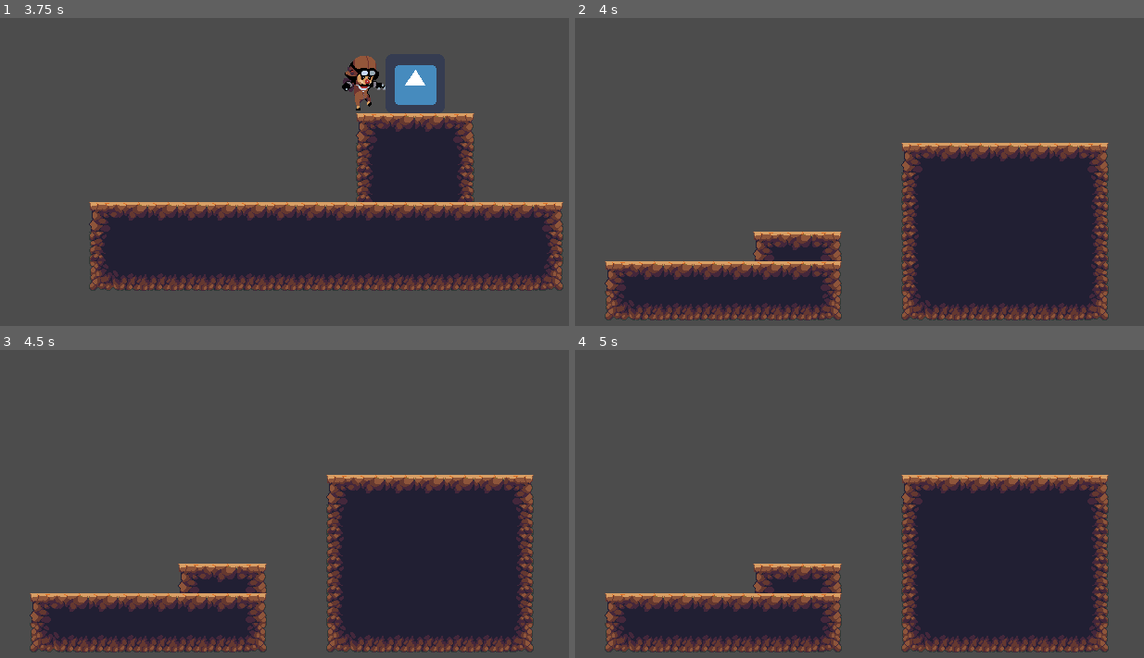
Above: before the commit, frames 1-4 (two rows, left to right).
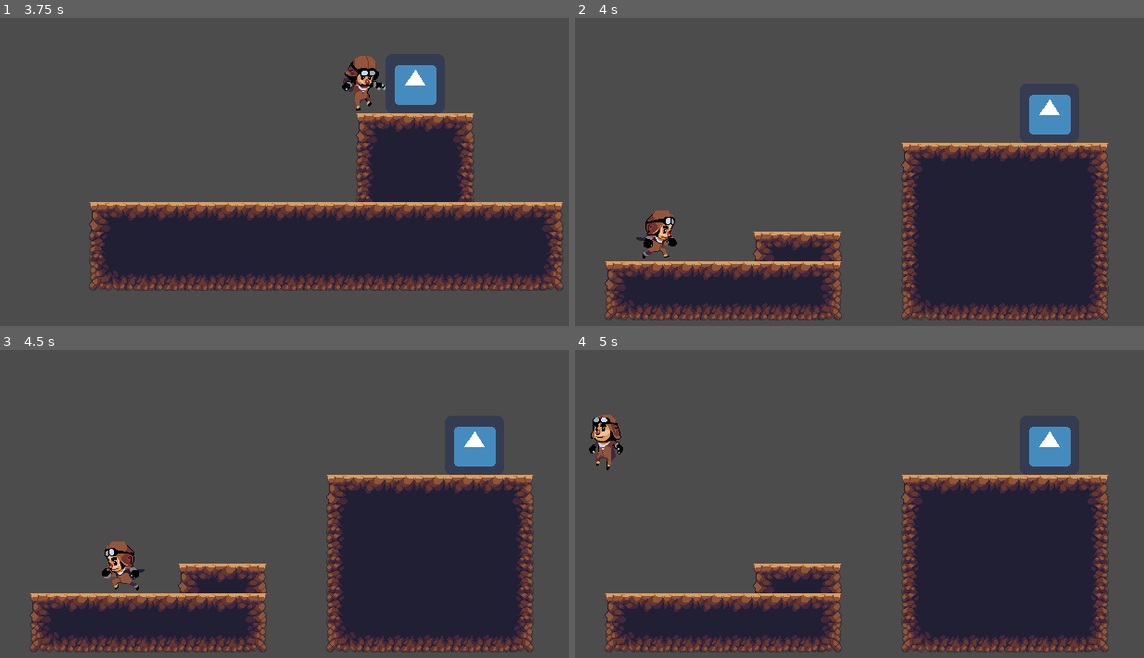
Above: after the commit, the same moments.

Repository: hamdle/Godot_Platform_Game
Game: Godot game, scene res://World.tscn
Same seed, same stepped clock (60 frames per second), same inputs: the game is played once before the commit and once after it. The engine's default icon, where the game draws it, is replaced by a stand-in: a white triangle on a blue panel in a dark square.
Inputs:
- Up to frame 1 (3.75 s): tap Enter at 0.5 s; hold Right (ui_right) 0.53-2.03 s; tap Up (ui_up) at 0.77, 1.52, 3.02 s; hold Left (ui_left) 2.03-2.78 s; hold Right (ui_right) from 2.78 s (still down)
- Up to frame 2 (4 s): keep holding Right (ui_right); tap Up (ui_up) at 3.77 s
- Up to frame 3 (4.5 s): release Right (ui_right) at 4.28 s; hold Left (ui_left) from 4.28 s (still down)
- Up to frame 4 (5 s): keep holding Left (ui_left); tap Up (ui_up) at 4.52 s

Frame 1 is identical in both runs. In frame 2, 1.6% of the frame differs, in the area x 10-88%, y 24-79%; in frame 3, 1.6%, in the area x 17-88%, y 24-79%; in frame 4, 1.6%.

Commit message:
Instance player and world complete objects

Diff:
--- /dev/null
+++ b/Player.tscn
@@ -0,0 +1,66 @@
+[gd_scene load_steps=13 format=2]
+
+[ext_resource path="res://KinematicBody2D.gd" type="Script" id=1]
+[ext_resource path="res://Sprites/Player/Run0.png" type="Texture" id=2]
+[ext_resource path="res://Sprites/Player/Run1.png" type="Texture" id=3]
+[ext_resource path="res://Sprites/Player/Run2.png" type="Texture" id=4]
+[ext_resource path="res://Sprites/Player/Run3.png" type="Texture" id=5]
+[ext_resource path="res://Sprites/Player/Run4.png" type="Texture" id=6]
+[ext_resource path="res://Sprites/Player/Run7.png" type="Texture" id=7]
+[ext_resource path="res://Sprites/Player/Idle0.png" type="Texture" id=8]
+[ext_resource path="res://Sprites/Player/Jump3.png" type="Texture" id=9]
+[ext_resource path="res://Sprites/Player/Jump1.png" type="Texture" id=10]
+
+[sub_resource type="SpriteFrames" id=1]
+
+animations = [ {
+"frames": [ ExtResource( 2 ), ExtResource( 3 ), ExtResource( 4 ), ExtResource( 5 ), ExtResource( 6 ), ExtResource( 7 ) ],
+"loop": true,
+"name": "Run",
+"speed": 10.0
+}, {
+"frames": [ ExtResource( 8 ) ],
+"loop": true,
+"name": "Idle",
+"speed": 5.0
+}, {
+"frames": [ ExtResource( 9 ) ],
+"loop": true,
+"name": "Fall",
+"speed": 5.0
+}, {
+"frames": [ ExtResource( 10 ) ],
+"loop": true,
+"name": "Jump",
+"speed": 5.0
+} ]
+
+[sub_resource type="CapsuleShape2D" id=2]
+
+custom_solver_bias = 0.0
+radius = 14.0
+height = 28.0
+
+[node name="Player" type="KinematicBody2D"]
+
+input_pickable = false
+collision_layer = 1
+collision_mask = 1
+collision/safe_margin = 0.08
+script = ExtResource( 1 )
+_sections_unfolded = [ "Transform" ]
+__meta__ = {
+"_edit_group_": true
+}
+
+[node name="Sprite" type="AnimatedSprite" parent="." index="0"]
+
+frames = SubResource( 1 )
+animation = "Idle"
+playing = true
+
+[node name="CollisionShape2D" type="CollisionShape2D" parent="." index="1"]
+
+position = Vector2( 0, 4 )
+shape = SubResource( 2 )
+_sections_unfolded = [ "Transform" ]
--- a/World 2.tscn
+++ b/World 2.tscn
@@ -1,6 +1,8 @@
-[gd_scene load_steps=2 format=2]
+[gd_scene load_steps=4 format=2]
 
 [ext_resource path="res://JungleDirtTileSet.tres" type="TileSet" id=1]
+[ext_resource path="res://Player.tscn" type="PackedScene" id=2]
+[ext_resource path="res://WorldComplete.tscn" type="PackedScene" id=3]
 
 [node name="World 2" type="Node"]
 
@@ -27,3 +29,12 @@
 __meta__ = {
 "_edit_lock_": true
 }
+
+[node name="Player" parent="." index="1" instance=ExtResource( 2 )]
+
+position = Vector2( 64, 256 )
+
+[node name="WorldComplete" parent="." index="2" instance=ExtResource( 3 )]
+
+position = Vector2( 512, 128 )
+next_world = "res://World.tscn"
--- a/World.tscn
+++ b/World.tscn
@@ -1,84 +1,19 @@
-[gd_scene load_steps=17 format=2]
+[gd_scene load_steps=4 format=2]
 
-[ext_resource path="res://KinematicBody2D.gd" type="Script" id=1]
-[ext_resource path="res://Sprites/Player/Run0.png" type="Texture" id=2]
-[ext_resource path="res://Sprites/Player/Run1.png" type="Texture" id=3]
-[ext_resource path="res://Sprites/Player/Run2.png" type="Texture" id=4]
-[ext_resource path="res://Sprites/Player/Run3.png" type="Texture" id=5]
-[ext_resource path="res://Sprites/Player/Run4.png" type="Texture" id=6]
-[ext_resource path="res://Sprites/Player/Run7.png" type="Texture" id=7]
-[ext_resource path="res://Sprites/Player/Idle0.png" type="Texture" id=8]
-[ext_resource path="res://Sprites/Player/Jump3.png" type="Texture" id=9]
-[ext_resource path="res://Sprites/Player/Jump1.png" type="Texture" id=10]
-[ext_resource path="res://JungleDirtTileSet.tres" type="TileSet" id=11]
-[ext_resource path="res://WorldComplete.gd" type="Script" id=12]
-[ext_resource path="res://icon.png" type="Texture" id=13]
-
-[sub_resource type="SpriteFrames" id=2]
-
-animations = [ {
-"frames": [ ExtResource( 2 ), ExtResource( 3 ), ExtResource( 4 ), ExtResource( 5 ), ExtResource( 6 ), ExtResource( 7 ) ],
-"loop": true,
-"name": "Run",
-"speed": 10.0
-}, {
-"frames": [ ExtResource( 8 ) ],
-"loop": true,
-"name": "Idle",
-"speed": 5.0
-}, {
-"frames": [ ExtResource( 9 ) ],
-"loop": true,
-"name": "Fall",
-"speed": 5.0
-}, {
-"frames": [ ExtResource( 10 ) ],
-"loop": true,
-"name": "Jump",
-"speed": 5.0
-} ]
-
-[sub_resource type="CapsuleShape2D" id=3]
-
-custom_solver_bias = 0.0
-radius = 14.0
-height = 28.0
-
-[sub_resource type="RectangleShape2D" id=4]
-
-custom_solver_bias = 0.0
-extents = Vector2( 32, 32 )
+[ext_resource path="res://Player.tscn" type="PackedScene" id=1]
+[ext_resource path="res://JungleDirtTileSet.tres" type="TileSet" id=2]
+[ext_resource path="res://WorldComplete.tscn" type="PackedScene" id=3]
 
 [node name="World" type="Node" index="0"]
 
-[node name="Player" type="KinematicBody2D" parent="." index="0"]
+[node name="Player" parent="." index="0" instance=ExtResource( 1 )]
 
 position = Vector2( 128, 192 )
-input_pickable = false
-collision_layer = 1
-collision_mask = 1
-collision/safe_margin = 0.08
-script = ExtResource( 1 )
-__meta__ = {
-"_edit_group_": true
-}
-
-[node name="Sprite" type="AnimatedSprite" parent="Player" index="0"]
-
-frames = SubResource( 2 )
-animation = "Idle"
-playing = true
-
-[node name="CollisionShape2D" type="CollisionShape2D" parent="Player" index="1"]
-
-position = Vector2( 0, 4 )
-shape = SubResource( 3 )
-_sections_unfolded = [ "Transform" ]
 
 [node name="TileMap" type="TileMap" parent="." index="1"]
 
 mode = 0
-tile_set = ExtResource( 11 )
+tile_set = ExtResource( 2 )
 cell_size = Vector2( 32, 32 )
 cell_quadrant_size = 16
 cell_custom_transform = Transform2D( 1, 0, 0, 1, 0, 0 )
@@ -99,23 +34,7 @@
 "_edit_lock_": true
 }
 
-[node name="WorldComplete" type="Area2D" parent="." index="2"]
+[node name="WorldComplete" parent="." index="2" instance=ExtResource( 3 )]
 
 position = Vector2( 448, 96 )
-input_pickable = true
-gravity_vec = Vector2( 0, 1 )
-gravity = 98.0
-linear_damp = 0.1
-angular_damp = 1.0
-audio_bus_override = false
-audio_bus_name = "Master"
-script = ExtResource( 12 )
-
-[node name="icon" type="Sprite" parent="WorldComplete" index="0"]
-
-texture = ExtResource( 13 )
-
-[node name="CollisionShape2D" type="CollisionShape2D" parent="WorldComplete" index="1"]
-
-shape = SubResource( 4 )
-_sections_unfolded = [ "Transform" ]
+next_world = "res://World 2.tscn"
--- a/WorldComplete.gd
+++ b/WorldComplete.gd
@@ -1,8 +1,10 @@
 # WorldComplete.gd
 extends Area2D
+
+export(String, FILE, "*.tscn") var next_world
 
 func _physics_process(delta):
 	var bodies = get_overlapping_bodies()
 	for body in bodies:
 		if body.name == "Player":
-			get_tree().change_scene("World 2.tscn")
+			get_tree().change_scene(next_world)
--- /dev/null
+++ b/WorldComplete.tscn
@@ -0,0 +1,31 @@
+[gd_scene load_steps=4 format=2]
+
+[ext_resource path="res://WorldComplete.gd" type="Script" id=1]
+[ext_resource path="res://icon.png" type="Texture" id=2]
+
+[sub_resource type="RectangleShape2D" id=1]
+
+custom_solver_bias = 0.0
+extents = Vector2( 32, 32 )
+
+[node name="WorldComplete" type="Area2D"]
+
+input_pickable = true
+gravity_vec = Vector2( 0, 1 )
+gravity = 98.0
+linear_damp = 0.1
+angular_damp = 1.0
+audio_bus_override = false
+audio_bus_name = "Master"
+script = ExtResource( 1 )
+_sections_unfolded = [ "Transform" ]
+next_world = null
+
+[node name="icon" type="Sprite" parent="." index="0"]
+
+texture = ExtResource( 2 )
+
+[node name="CollisionShape2D" type="CollisionShape2D" parent="." index="1"]
+
+shape = SubResource( 1 )
+_sections_unfolded = [ "Transform" ]
